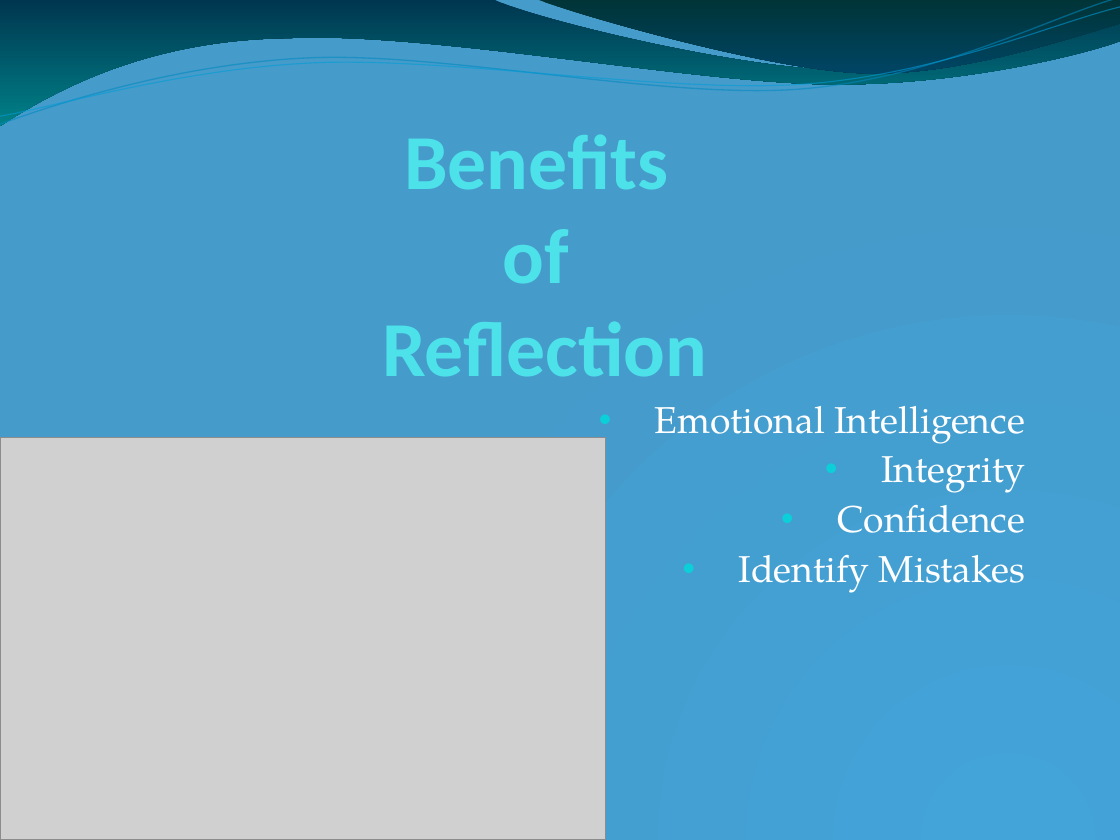
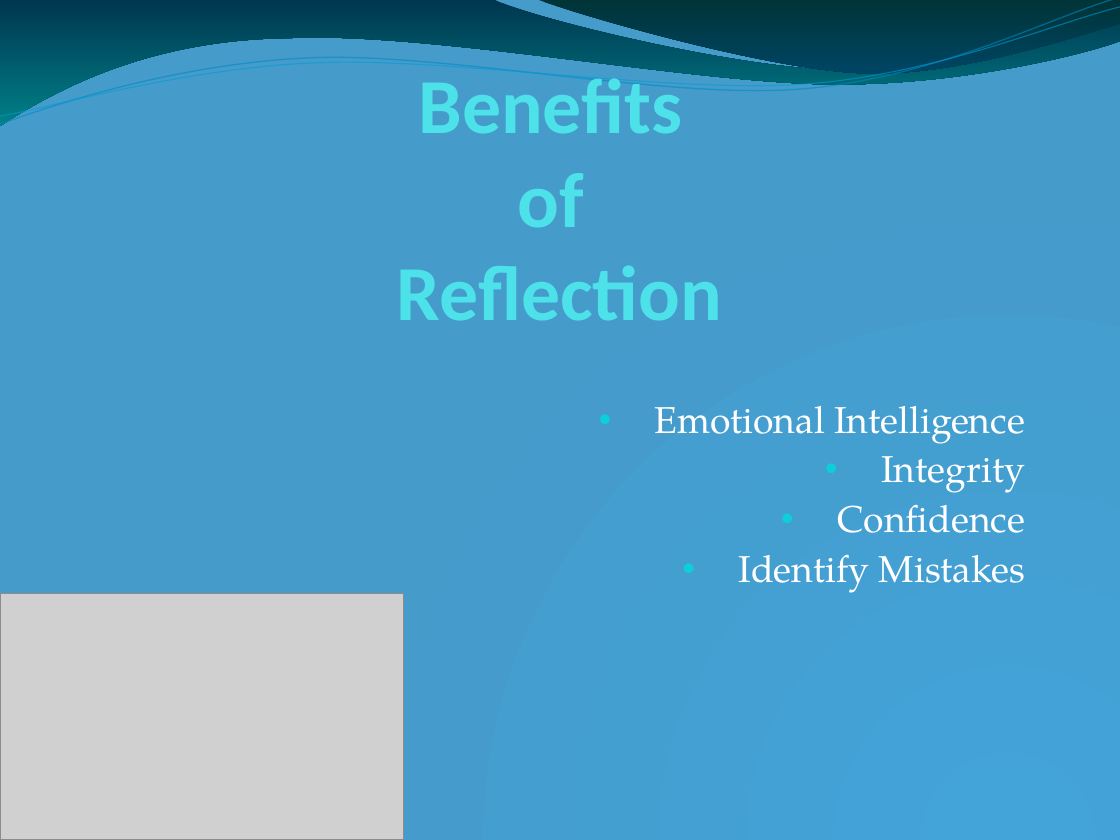
Before and after one commit to CrazeeIvan/ICT_P-PDev, a slide deck: slide 7 of Task 1.odp. Drawn at 1120x840 pixels with LibreOffice and Linux fonts; fonts in the diff are those of the drawing; grey boxes stand for pictures. Boxes give left, top, right and bottom in pixels: in the first picture for what was removed or moved away, otherwise in the second. Text is boxed around its words. In the diff, an @@ line names an element or a change of style, - is before the commit and + after.

```diff
--- a/Task 1.odp
+++ b/Task 1.odp
@@ title "Benefits of Reflection" rewrapped from box(382, 134, 707, 376) to box(397, 69, 722, 320) @@
@@ picture: place and size @@
-picture at box(0, 438, 606, 840)
+picture at box(0, 594, 403, 839)
```
Also in this commit, not shown: 6 other slides changed.
